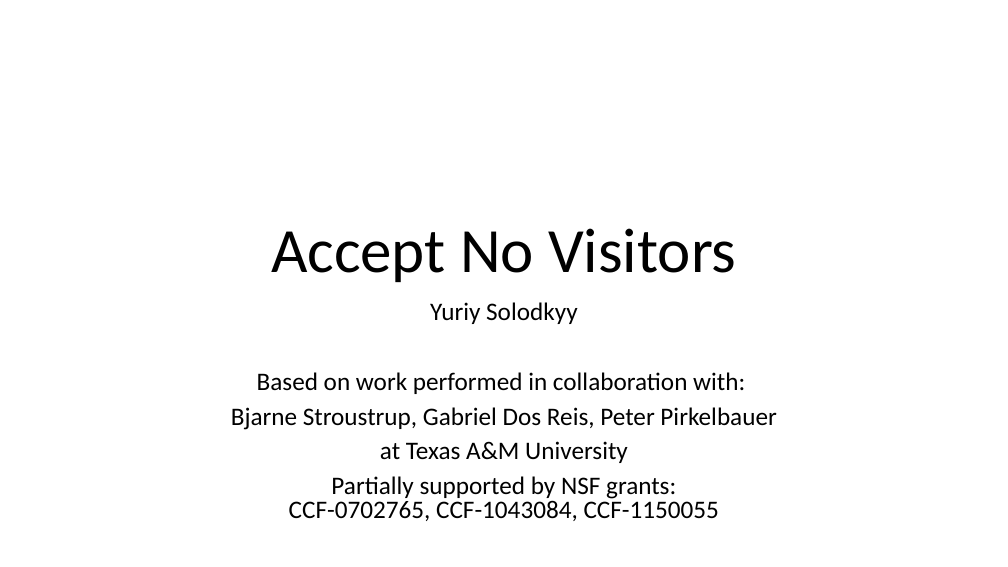
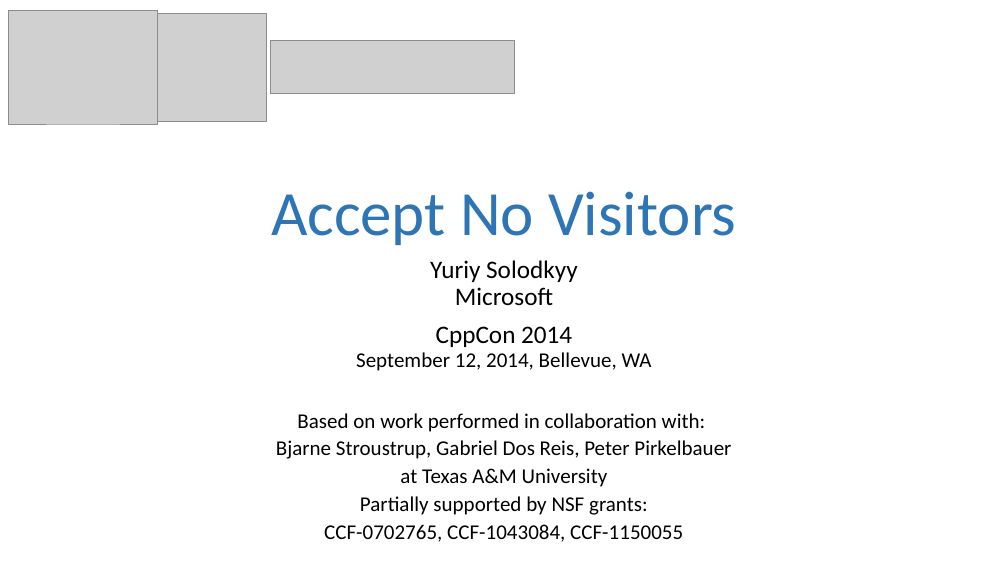
Before and after one commit to solodon4/Mach7, a slide deck: slide 1 of media/presentations/2014-09-12 CppCon.pptx. Drawn at 1008x567 pixels with LibreOffice and Linux fonts; fonts in the diff are those of the drawing; grey boxes stand for pictures. Boxes give left, top, right and bottom in pixels: in the first picture for what was removed or moved away, otherwise in the second. Text is boxed around its words. In the diff, an @@ line names an element or a change of style, - is before the commit and + after.

```diff
--- a/media/presentations/2014-09-12 CppCon.pptx
+++ b/media/presentations/2014-09-12 CppCon.pptx
@@ picture added at (x1=8, y1=11, x2=158, y2=124) @@
@@ picture added at (x1=158, y1=13, x2=267, y2=121) @@
@@ picture added at (x1=271, y1=41, x2=515, y2=95) @@
@@ title "Accept No Visitors" at (x1=271, y1=191, x2=736, y2=245): text colour #000000 to #2E75B6 @@
@@ subtitle "Yuriy Solodkyy Microsoft" moved from (x1=231, y1=302, x2=776, y2=521) to (x1=276, y1=260, x2=731, y2=542) @@
@@ subtitle at (x1=356, y1=260, x2=652, y2=371): text changed @@
-Yuriy Solodkyy
+Yuriy Solodkyy
+Microsoft
+CppCon 2014
+September 12, 2014, Bellevue, WA
@@ subtitle at (x1=276, y1=413, x2=731, y2=542): size 24 to 20 pt in "Based on work performed in collaboration with:", "Bjarne Stroustrup, Gabriel Dos Reis, Peter Pirkelbauer", "at Texas A&M University", "Partially supported by NSF grants: CCF-0702765, CCF-1043084, ..."; line spacing 0.8 to 1.1; less space between paragraphs @@
```
Also in this commit, not shown: 35 other slides changed, 6 slides added.
